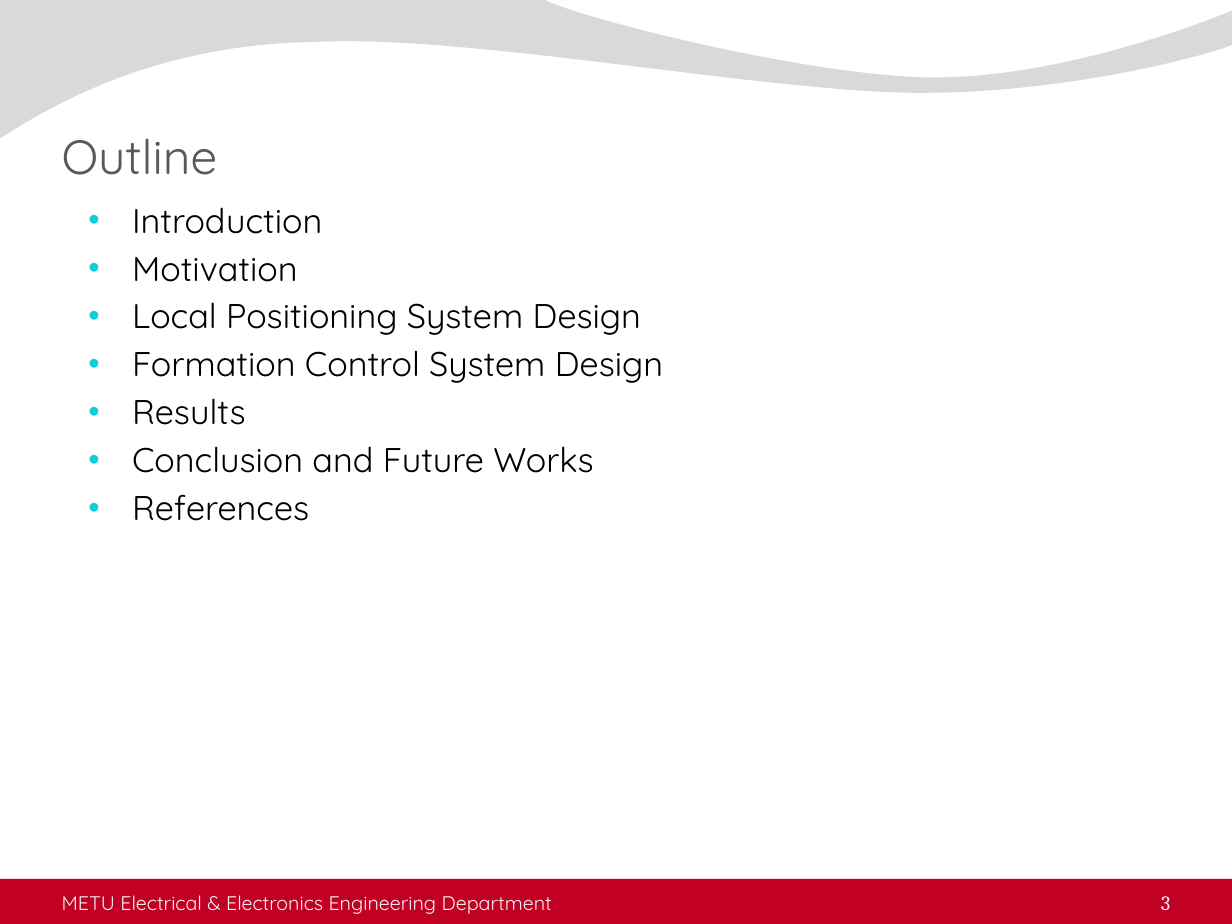
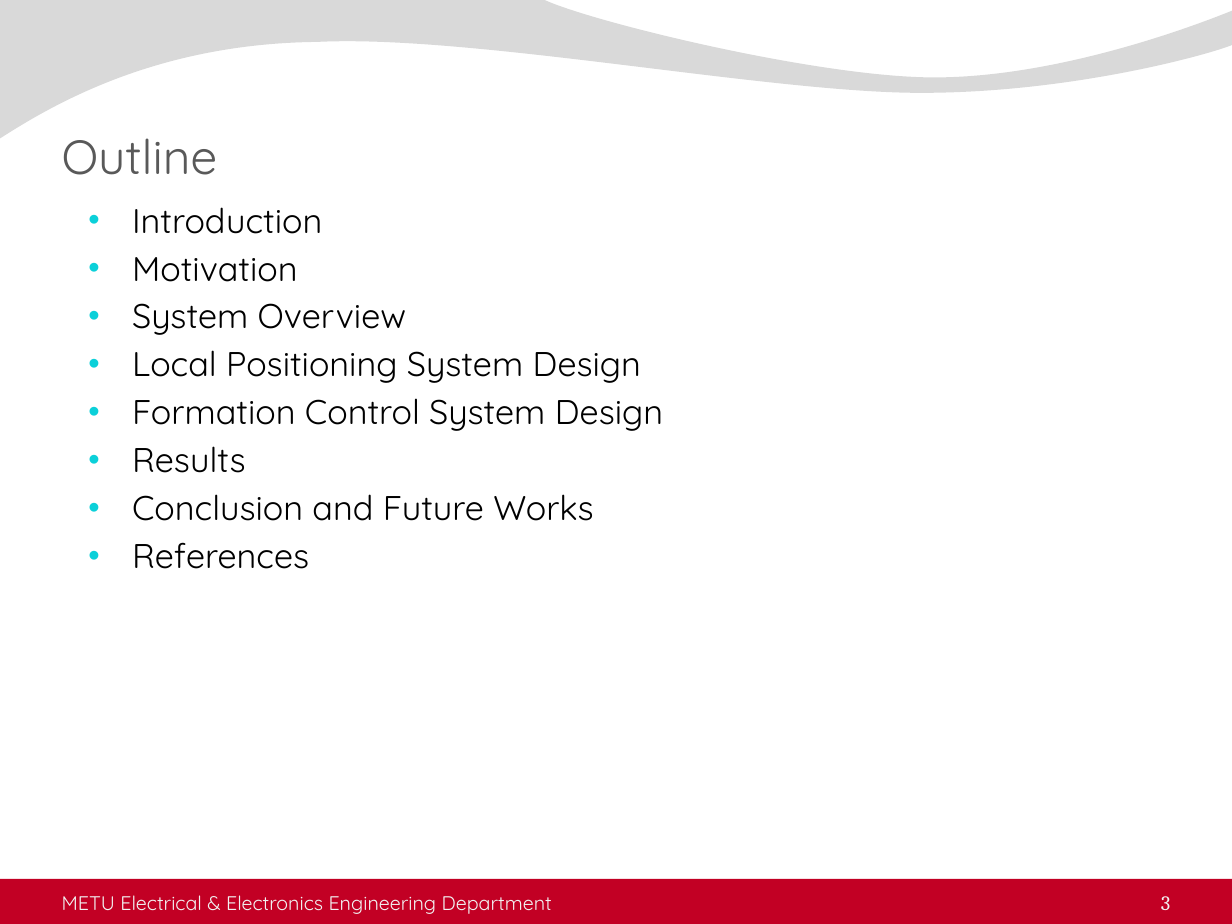
Before and after one commit to kadir4172/formation_control, a slide deck: slide 3 of juri_sunum.pptx. Drawn at 1232x924 pixels with LibreOffice and Linux fonts; fonts in the diff are those of the drawing; background and template pictures are left out. Boxes give left, top, right and bottom in pixels: in the first picture for what was removed or moved away, otherwise in the second. Text is boxed around its words. In the diff, an @@ line names an element or a change of style, - is before the commit and + after.

```diff
--- a/juri_sunum.pptx
+++ b/juri_sunum.pptx
@@ text at [132,303,406,335]: paragraph added @@
+• System Overview
```
Also in this commit, not shown: 4 other slides changed, 12 slides added.
